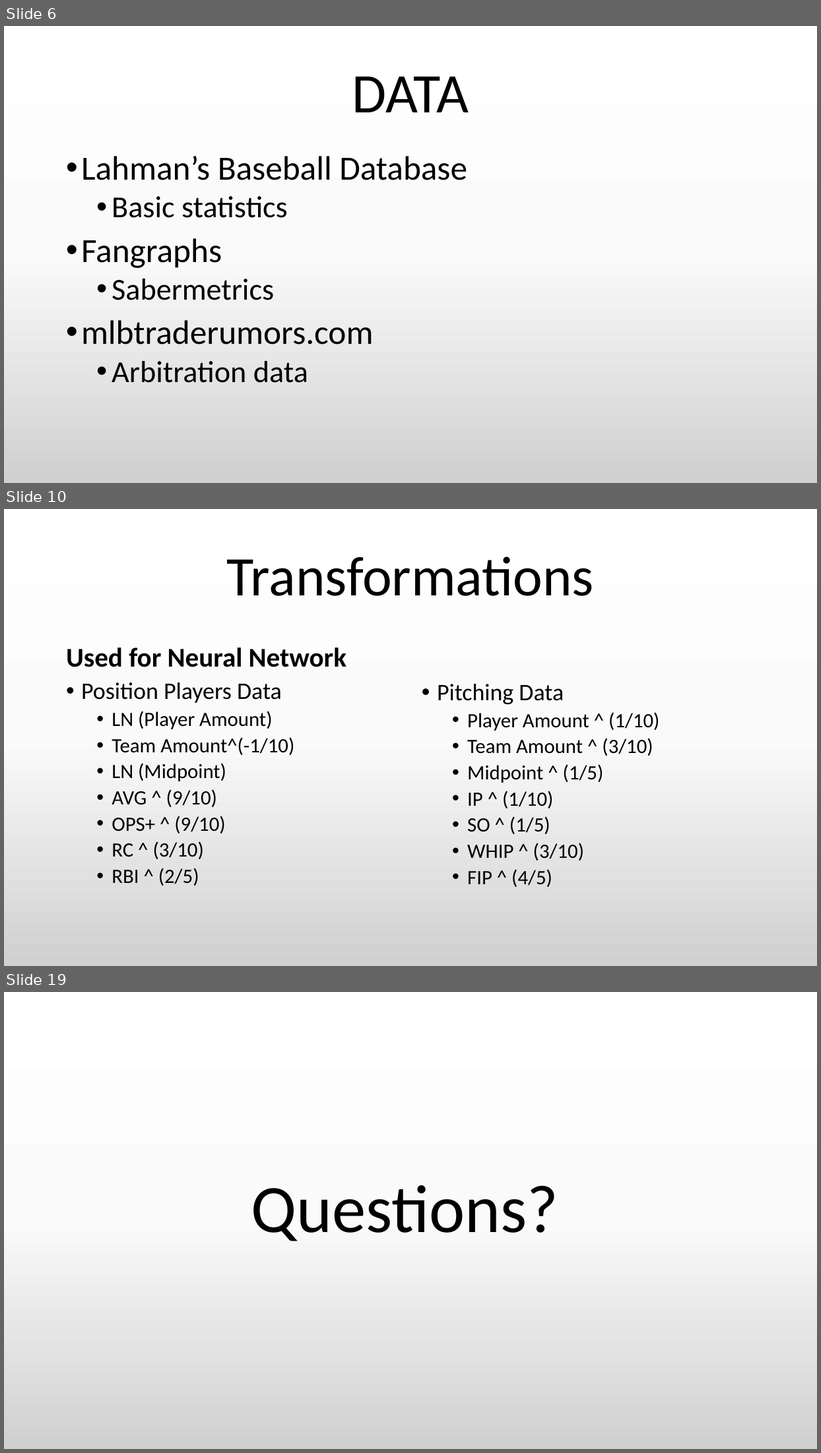
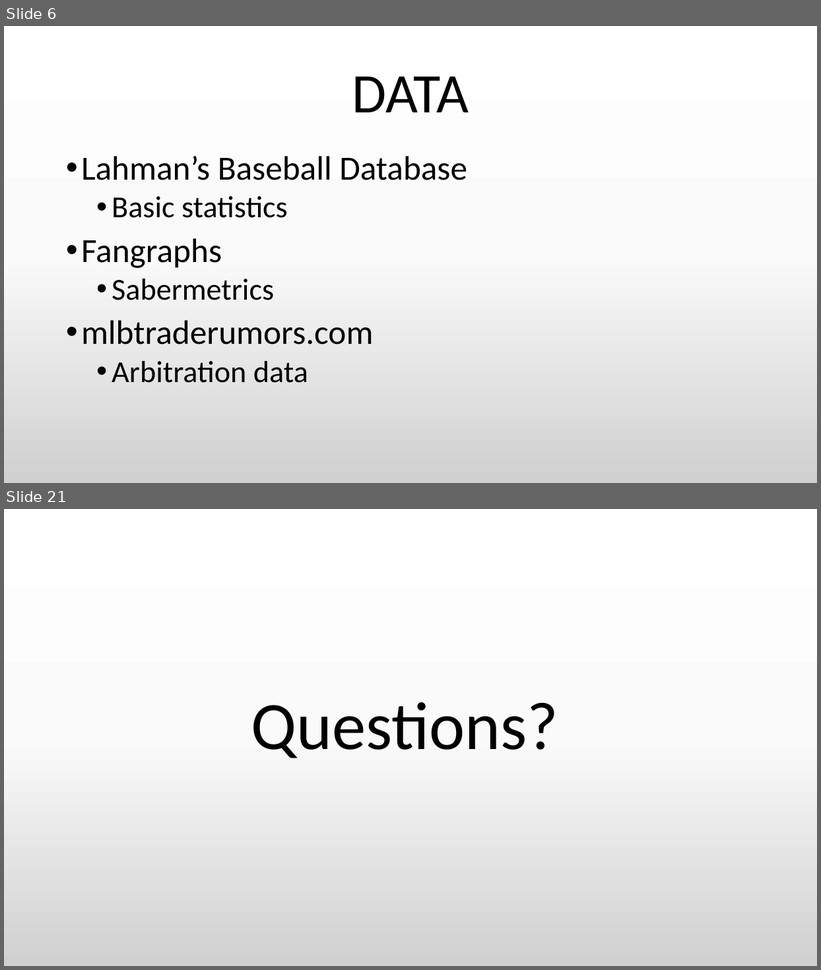
Before and after one commit to Riles567/Capstone, a slide deck: CapstonePresentation.pptx. Shown one above the other, each under a label of ours: slides 6, 10 and 19 before the commit, slides 6 and 21 after it; the slides between them are not shown. The pictures are 821x1453 and 821x970 pixels, drawn with LibreOffice and Linux fonts; fonts in the diff are those of the drawing. Boxes give left, top, right and bottom in pixels: in the first picture for what was removed or moved away, otherwise in the second. Text is boxed around its words. In the diff, an @@ line names an element or a change of style, - is before the commit and + after.

```diff
--- a/CapstonePresentation.pptx
+++ b/CapstonePresentation.pptx
@@ slide 10 removed at (x1=4, y1=509, x2=817, y2=966), background gradient #FFFFFF to #FBFBFB to #D1D1D1 @@
@@ title removed at (x1=227, y1=557, x2=594, y2=596) @@
-Transformations
@@ text removed at (x1=66, y1=648, x2=347, y2=667) @@
-Used for Neural Network
@@ text removed at (x1=81, y1=683, x2=294, y2=886) @@
-• Position Players Data
-  • LN (Player Amount)
-  • Team Amount^(-1/10)
-  • LN (Midpoint)
-  • AVG ^ (9/10)
-  • OPS+ ^ (9/10)
-  • RC ^ (3/10)
-  • RBI ^ (2/5)
@@ text removed at (x1=437, y1=684, x2=659, y2=887) @@
-• Pitching Data
-  • Player Amount ^ (1/10)
-  • Team Amount ^ (3/10)
-  • Midpoint ^ (1/5)
-  • IP ^ (1/10)
-  • SO ^ (1/5)
-  • WHIP ^ (3/10)
-  • FIP ^ (4/5)
@@ what was slide 19 is now slide 21 @@
```
Also in this commit, not shown: 10 slides changed, 9 slides added, 6 other slides removed.
